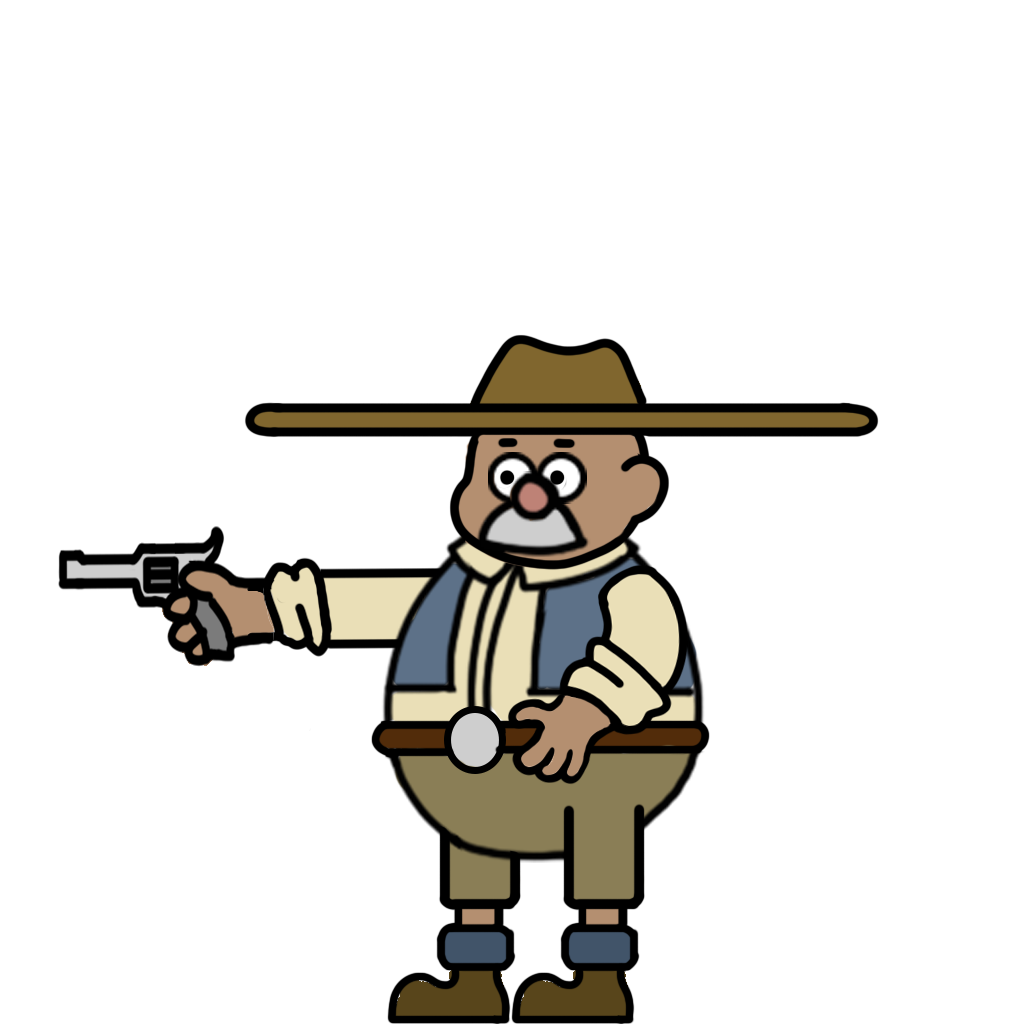
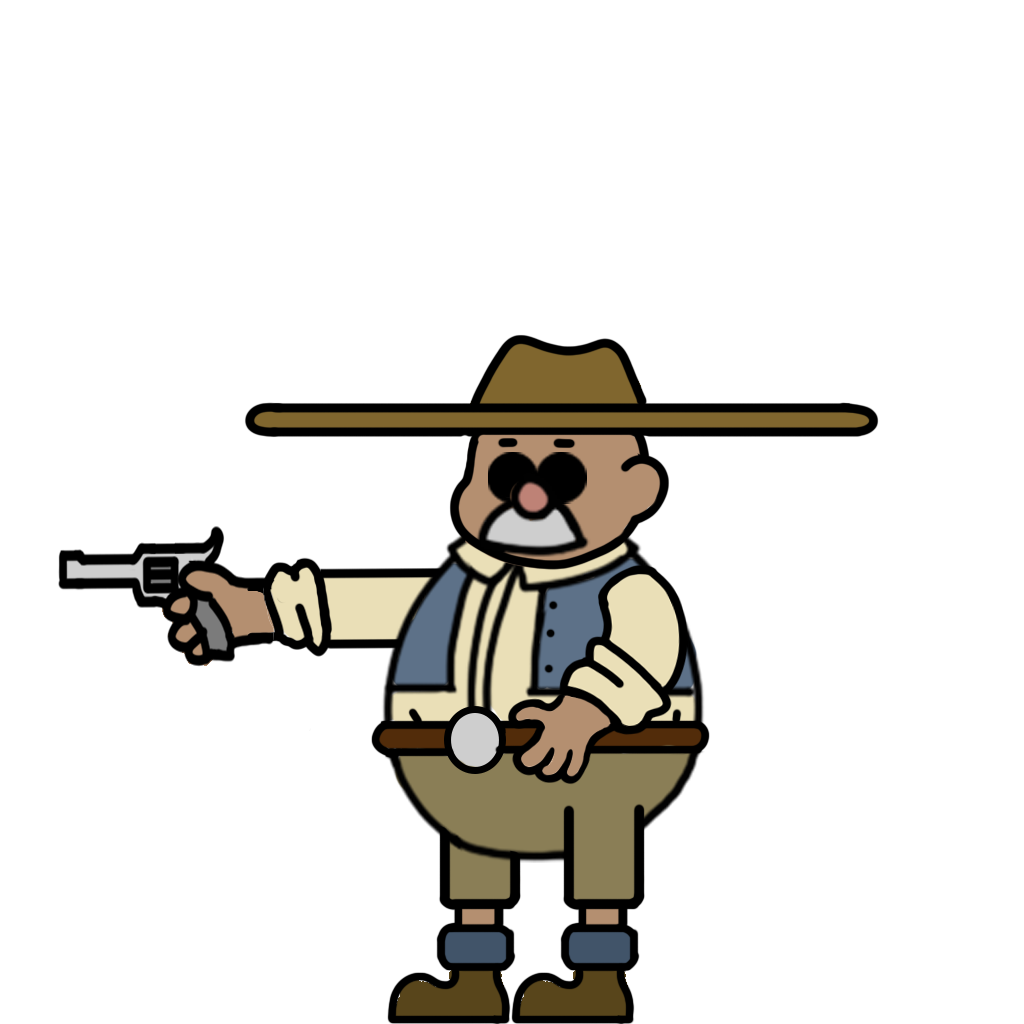
Layer changes from the first 1024 x 1024 image to the second:
moved "nez" above "sourcils" over [487, 471, 581, 498]
added layer "yeux fermes" in group "2.2" over [487, 453, 581, 498]
painted on "visage" over [560, 476, 567, 490]
painted on "tete" over [460, 434, 471, 472]
painted on "corps" over [408, 434, 682, 722]
